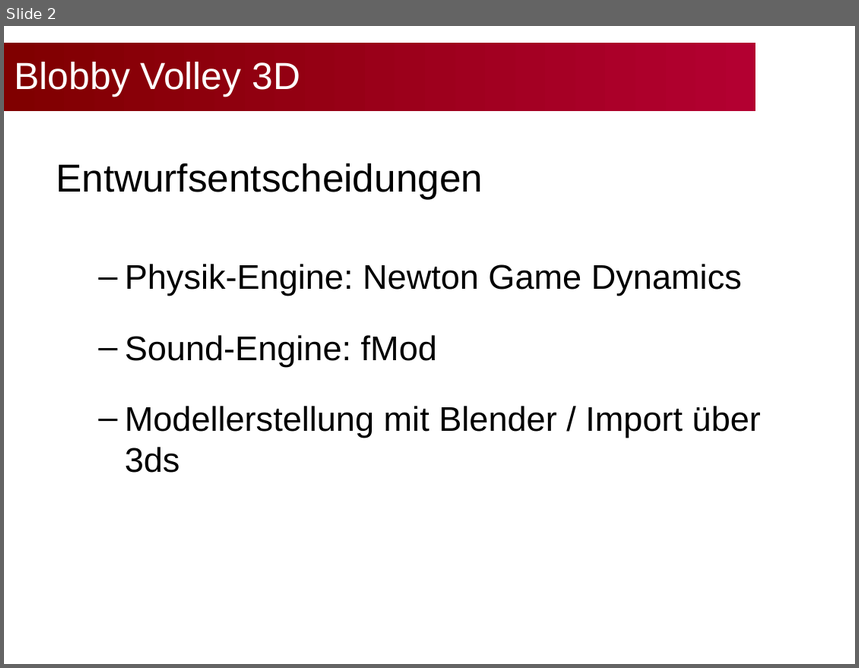
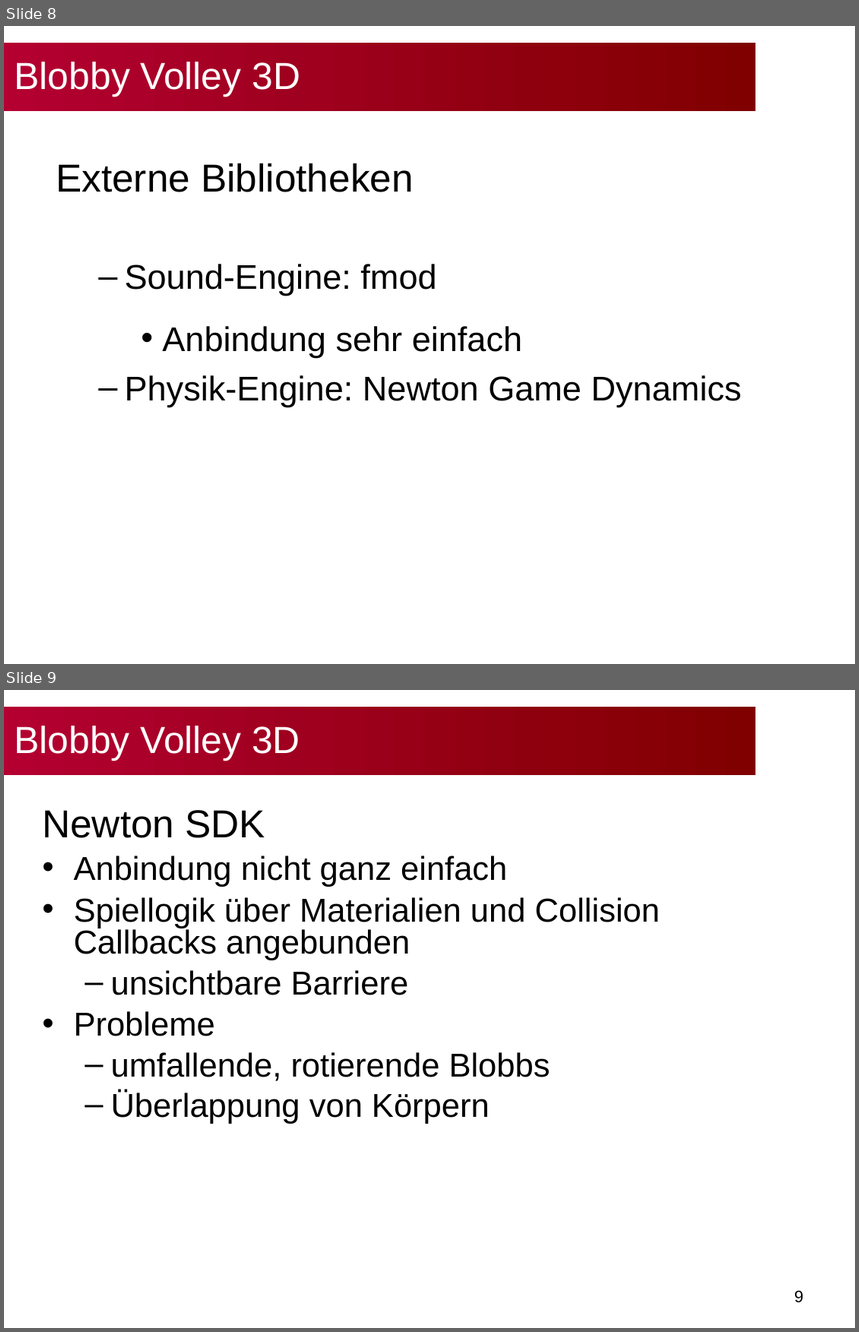
Before and after one commit to bwasty/blobby-volley-3d, a slide deck: Präsentationen/Slides-Abschlusspräsentation.ppt. Shown one above the other, each under a label of ours: slide 2 before the commit, slides 8 and 9 after it. The pictures are 859x668 and 859x1332 pixels, drawn with LibreOffice and Linux fonts; fonts in the diff are those of the drawing; background and template pictures are left out. Boxes give left, top, right and bottom in pixels: in the first picture for what was removed or moved away, otherwise in the second. Text is boxed around its words. In the diff, an @@ line names an element or a change of style, - is before the commit and + after.

```diff
--- a/Präsentationen/Slides-Abschlusspräsentation.ppt
+++ b/Präsentationen/Slides-Abschlusspräsentation.ppt
@@ slide 9 added at (4,690,855,1328), background #FFFFFF @@
@@ title added at (4,707,756,775), fill gradient #800000 to #B30031, 32 pt, text #FFFFFF @@
+Blobby Volley 3D
@@ text added at (42,810,660,1124), 28 pt, text #000000 @@
+Newton SDK
+• Anbindung nicht ganz einfach
+• Spiellogik über Materialien und Collision Callbacks angebunden
+  – unsichtbare Barriere
+• Probleme
+  – umfallende, rotierende Blobbs
+  – Überlappung von Körpern
@@ page number added at (794,1290,804,1303), 14 pt, text #000000 @@
+9
@@ what was slide 2 is now slide 8 @@
@@ slide 8 changed as well @@
@@ rectangle "Blobby Volley 3D" at (4,43,756,111): fill gradient #B30031 to #800000 to gradient #800000 to #B30031 @@
@@ text at (56,163,522,358): text changed; size 33 to 29 pt @@
-Entwurfsentscheidungen
+Externe Bibliotheken
+  – Sound-Engine: fmod
+    • Anbindung sehr einfach
@@ text at (125,335,761,473): paragraphs removed @@
-  – Sound-Engine: fMod
-  – Modellerstellung mit Blender / Import über 3ds
```
Also in this commit, not shown: 7 other slides changed, 2 other slides added, 1 slide removed.
